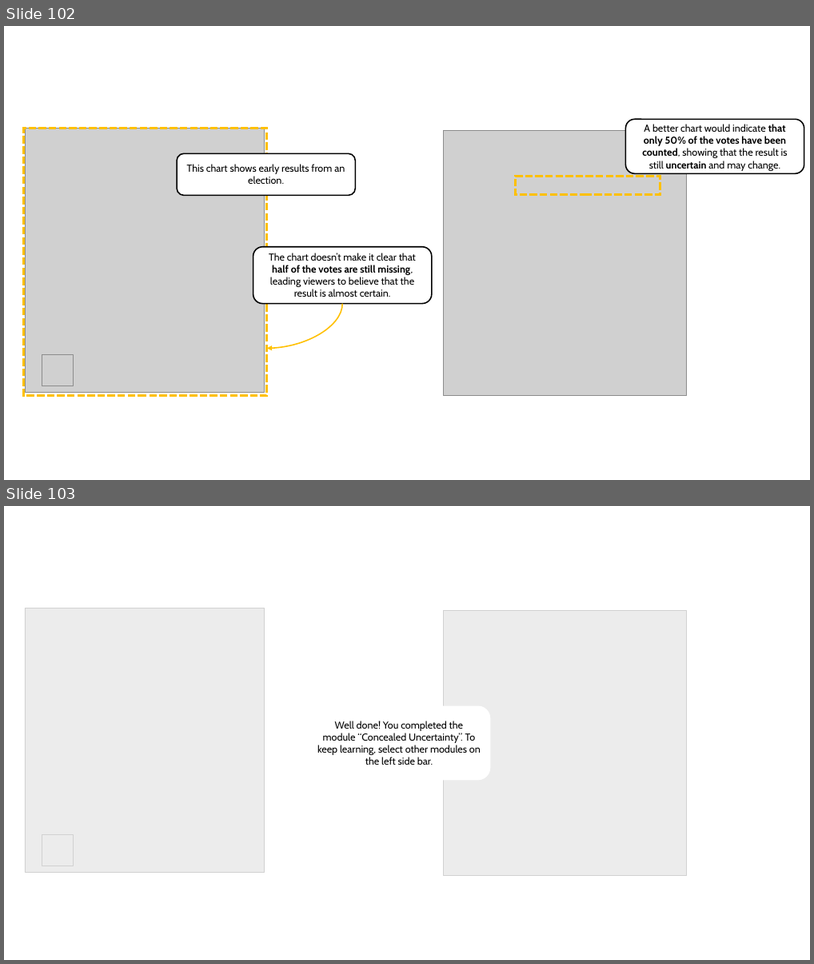
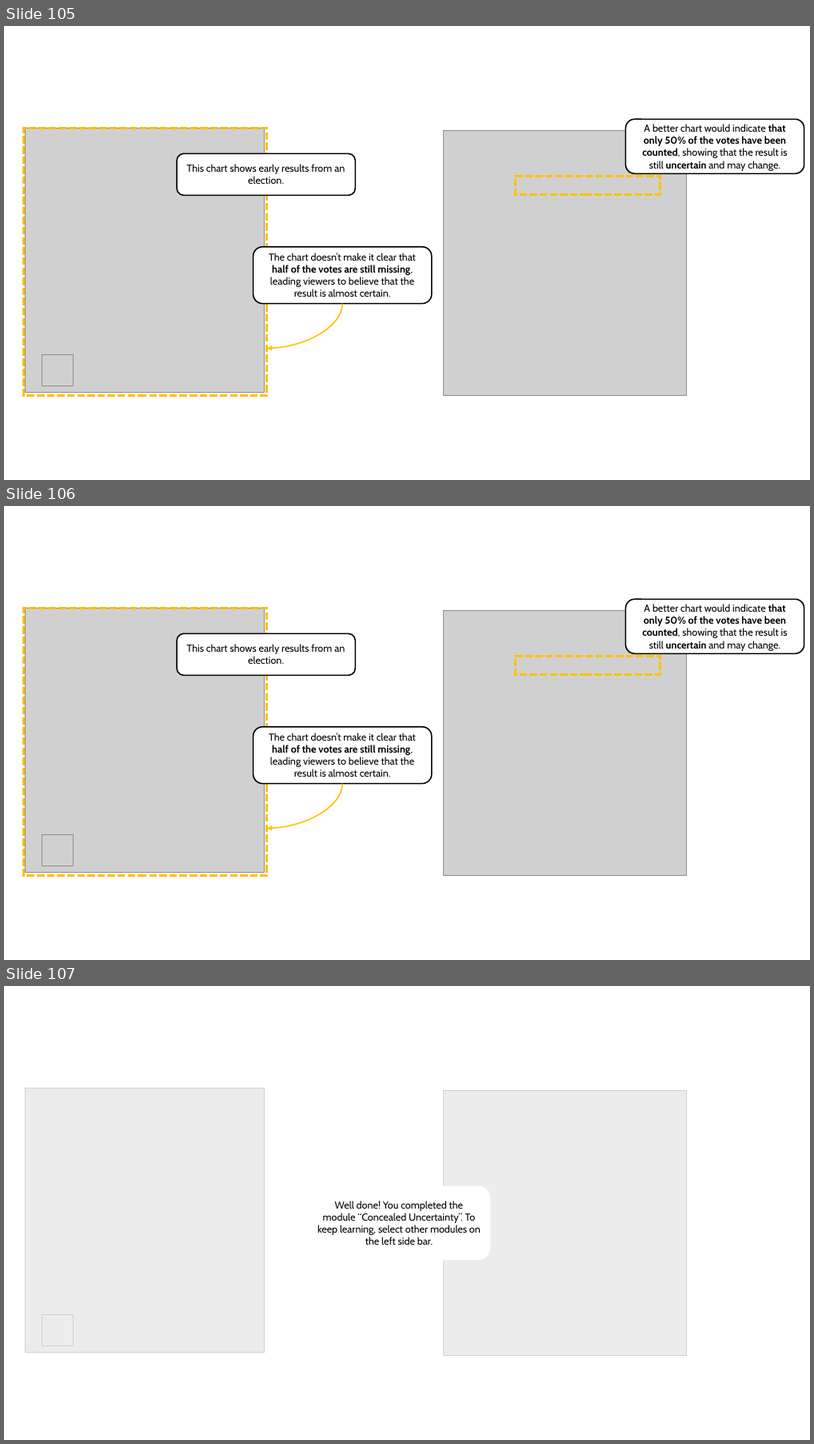
Before and after one commit to marianast97/VisualizationLiteracy, a slide deck: LearningContent/LearningContent.pptx. Shown one above the other, each under a label of ours: slides 102 and 103 before the commit, slides 105, 106 and 107 after it. The pictures are 814x964 and 814x1444 pixels, drawn with LibreOffice and Linux fonts; fonts in the diff are those of the drawing; grey boxes stand for pictures. Boxes give left, top, right and bottom in pixels: in the first picture for what was removed or moved away, otherwise in the second. Text is boxed around its words. In the diff, an @@ line names an element or a change of style, - is before the commit and + after.

```diff
--- a/LearningContent/LearningContent.pptx
+++ b/LearningContent/LearningContent.pptx
@@ slide 106 added at [4, 506, 810, 960], background #FFFFFF @@
@@ rounded rectangle added at [626, 599, 804, 654], fill #FFFFFF, outline #000000 1.5 pt, 12 pt, text #000000 @@
+A better chart would indicate that only 50% of the votes have been counted, showing that the result is still uncertain and may change.
@@ rectangle added at [24, 608, 267, 876], outline #FFC000 3 pt dashed @@
@@ picture added at [25, 608, 264, 872] @@
@@ picture added at [444, 610, 687, 876] @@
@@ rounded rectangle added at [177, 634, 355, 676], fill #FFFFFF, outline #000000 1.5 pt, 12 pt, text #000000 @@
+This chart shows early results from an election.
@@ rectangle added at [516, 656, 661, 675], outline #FFC000 3 pt dashed @@
@@ rounded rectangle added at [254, 727, 432, 784], fill #FFFFFF, outline #000000 1.5 pt, 12 pt, text #000000 @@
+The chart doesn’t make it clear that half of the votes are still missing, leading viewers to believe that the result is almost certain.
@@ curved arrow added from (342, 784) to (267, 828), #FFC000 1.5 pt @@
@@ picture added at [42, 835, 74, 866] @@
@@ what was slide 102 is now slide 105 @@
@@ what was slide 103 is now slide 107 @@
```
Also in this commit, not shown: 1 slide changed, 72 other slides added, 18 other files.
